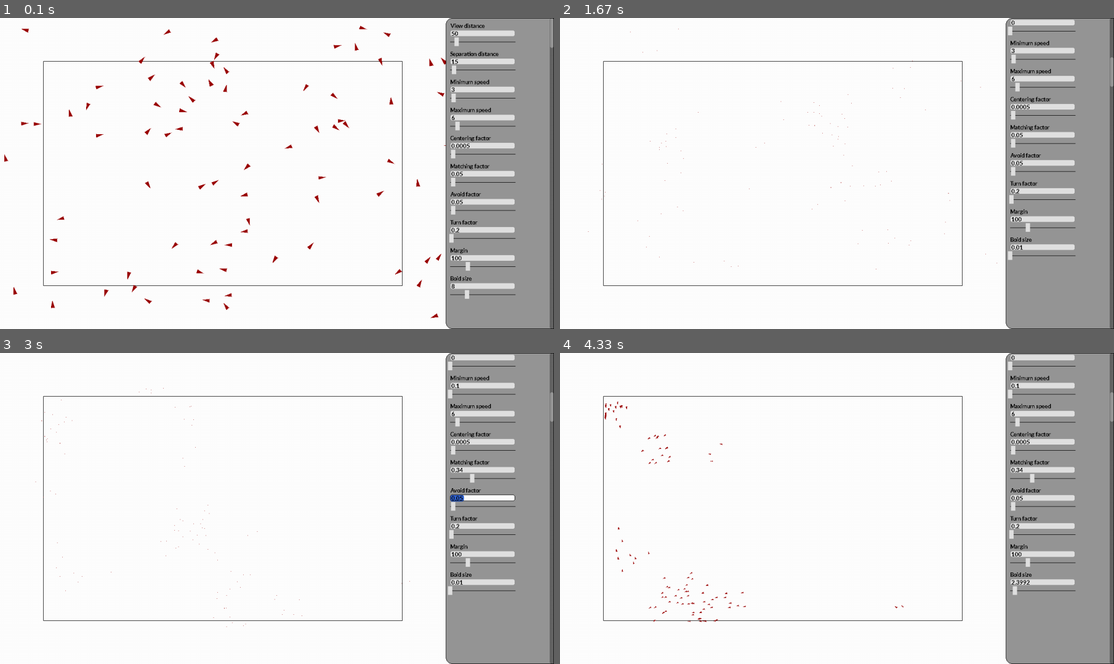
Above: before the commit, frames 1-4 (two rows, left to right).
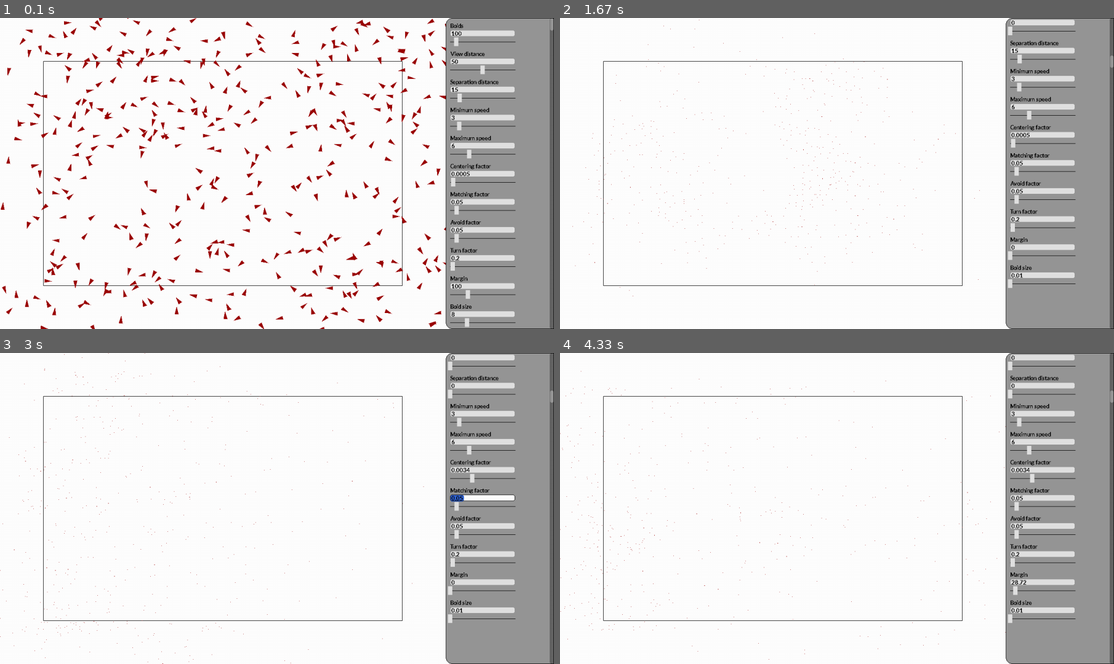
Above: after the commit, the same moments.

Repository: Peter-Vanderhyde/Boid-Simulation
Game: pygame game, started from main.py
The game is run twice, just before and just after one commit, with the same random seed, the same clock (stepped at 60 frames per second) and the same inputs.
Inputs (mouse positions are in pixels of both pictures, inside the frame that each line leads up to):
- Up to frame 1 (0.1 s): no input
- Up to frame 2 (1.67 s): press the mouse at (1041, 294) at 0.37 s; move the mouse to (1003, 185) at 0.47 s; release the mouse at (958, 77) at 0.6 s; press the mouse at (1113, 24) at 0.7 s; move the mouse to (881, 42) at 0.8 s; release the mouse at (654, 61) at 0.93 s; press the mouse at (1041, 282) at 1.03 s; move the mouse to (920, 235) at 1.13 s; release the mouse at (798, 185) at 1.27 s; press the mouse at (1041, 30) at 1.37 s; move the mouse to (1014, 42) at 1.47 s; release the mouse at (981, 55) at 1.6 s
- Up to frame 3 (3 s): press the mouse at (481, 477) at 1.7 s; move the mouse to (476, 524) at 1.8 s; release the mouse at (470, 570) at 1.93 s; press the mouse at (481, 393) at 2.03 s; move the mouse to (409, 405) at 2.13 s; release the mouse at (337, 418) at 2.27 s; press the mouse at (481, 617) at 2.37 s; move the mouse to (293, 620) at 2.47 s; release the mouse at (110, 623) at 2.6 s; press the mouse at (481, 496) at 2.7 s; move the mouse to (371, 558) at 2.8 s; release the mouse at (254, 617) at 2.93 s
- Up to frame 4 (4.33 s): press the mouse at (1041, 583) at 3.03 s; move the mouse to (981, 533) at 3.13 s; release the mouse at (914, 480) at 3.27 s; press the mouse at (1041, 552) at 3.37 s; move the mouse to (942, 580) at 3.47 s; release the mouse at (842, 608) at 3.6 s; press the mouse at (1041, 527) at 3.7 s; move the mouse to (886, 461) at 3.8 s; release the mouse at (731, 399) at 3.93 s; press the mouse at (1041, 589) at 4.03 s; move the mouse to (1030, 545) at 4.13 s; release the mouse at (1014, 502) at 4.27 s

The runs differ from the first frame. In frame 1, 6.2% of the frame differs, in the area x 0-100%, y 0-100%; in frame 2, 1.3%; in frame 3, 1.3%; in frame 4, 1.5%.

Commit message:
Tree works

Diff:
--- a/main.py
+++ b/main.py
@@ -5,29 +5,36 @@
 from boid import Boid
 from pygame.math import Vector2 as Vector
 import simulation
+import quad_tree
+import time
 pygame.init()
 
 
 settings = {
+    "boids": {
+    "value": 100,
+    "min": 1,
+    "max": 1000
+    },
     "view distance": {
         "value": 50,
         "min": 0,
-        "max": 500
+        "max": 100
     },
     "separation distance": {
         "value": 15,
         "min": 0,
-        "max": 250
+        "max": 100
     },
     "minimum speed": {
         "value": 3,
         "min": 0.1,
-        "max": 50
+        "max": 20
     },
     "maximum speed": {
         "value": 6,
         "min": 0.1,
-        "max": 50
+        "max": 20
     },
     "centering factor": {
         "value": 0.0005,
@@ -37,17 +44,17 @@
     "matching factor": {
         "value": 0.05,
         "min": 0,
-        "max": 1.0
+        "max": 0.5
     },
     "avoid factor": {
         "value": 0.05,
         "min": 0,
-        "max": 1.0
+        "max": 0.5
     },
     "turn factor": {
         "value": 0.2,
         "min": 0,
-        "max": 10
+        "max": 5
     },
     "margin": {
         "value": 100,
@@ -73,7 +80,7 @@
 
     return Vector(x, y).normalize()
 
-def create_boids(width, height, num_of_boids=10):
+def create_boids(width, height, tree, num_of_boids=10):
     """Creates boid objects with random positions and velocities."""
 
     boids = []
@@ -88,6 +95,7 @@
                     settings,
                     color=(155, 0, 0))
         boids.append(boid)
+        tree.insert_boid(boid)
 
     return boids
 
@@ -97,6 +105,7 @@
 
     FPS = 60
     clock = pygame.time.Clock() # Allows pygame to limit the fps
+    last_frame = time.time()
 
     settings["margin"]["max"] = min(width, height) / 2 - 1
     canvas = Canvas(width, height, (255, 255, 255), settings) # Handles functions for drawing, and events
@@ -105,12 +114,16 @@
         canvas.sidebar.add_property(key)
 
     width, height = canvas.width, canvas.height
-    boids = create_boids(width, height, num_of_boids=100)
+    tree = quad_tree.create_tree(5000, 5000, Vector(width // 2, height // 2), 25, 15)
+    boids = create_boids(width, height, tree=tree, num_of_boids=500)
 
     while True:
+        dt = time.time() - last_frame
+        last_frame = time.time()
         canvas.get_events() # Keypress events
 
-        simulation.simulate(boids, canvas.active_area, settings)
+        simulation.simulate(boids, canvas.active_area, settings, tree, dt)
+        # simulation.old_simulate(boids, canvas.active_area, settings)
 
         canvas.draw(boids)
 
--- a/quad-tree.py
+++ b/quad_tree.py
@@ -1,6 +1,13 @@
 from pygame.math import Vector2 as Vector
 from pygame.locals import Rect
 from boid import Boid
+
+
+def create_tree(width, height, center, max_nodes, min_nodes):
+    tl = Vector(center.x - width // 2, center.y - height // 2)
+    br = tl + Vector(width, height)
+    tree = QuadTree(tl, br, max_nodes=max_nodes, min_nodes=min_nodes)
+    return tree
 
 class Node:
     def __init__(self, boid):
@@ -20,7 +27,7 @@
         self.tl_corner = top_left
         self.br_corner = bottom_right
         self.center = Vector((self.tl_corner.x + self.br_corner.x) // 2, (self.tl_corner.y + self.br_corner.y) // 2)
-        self.rect = Rect(top_left, bottom_right - top_left + Vector(1, 1))
+        self.rect = Rect(top_left, bottom_right - top_left)
         self.clear_children()
 
     def clear_children(self):
@@ -180,6 +187,72 @@
             if self.node_count < self.min_nodes:
                 self.reabsorb()
 
+    def get_possible_nodes(self, check_rect):
+        if self.leaf:
+            return self.nodes
+        else:
+            all_nodes = []
+            for child in self.children.values():
+                if child and check_rect.colliderect(child.rect):
+                    all_nodes += child.get_possible_nodes(check_rect)
+
+            return all_nodes
+
+    def find_points_in_radius(self, position, radius):
+        rect = Rect(position.x - radius, position.y - radius, radius*2, radius*2)
+        possible_points = self.get_possible_nodes(rect)
+        in_range = []
+        for node in possible_points:
+            if position.distance_squared_to(node.boid.position) <= radius**2:
+                in_range.append(node)
+
+        return in_range
+
+    def get_boids_in_sight(self, boid):
+        nodes = self.find_points_in_radius(boid.position, max(boid.settings["view distance"]["value"], boid.settings["separation distance"]["value"]))
+        return [node.boid for node in nodes]
+
+    def adjust_boid_position(self, boid, dt):
+        node = Node(boid)
+        boid.position += boid.velocity * dt * 60
+        return self.update_node(node)
+
+    def update_node(self, n):
+        if self.leaf:
+            for node in self.nodes:
+                if node.boid is n.boid:
+                    if self.rect.collidepoint(n.boid.position):
+                        node.x = n.boid.position.x
+                        node.y = n.boid.position.y
+                        return False
+                    else:
+                        self.nodes.remove(node)
+                        self.node_count -= 1
+                        return n
+
+            raise RuntimeError("Unable to find boid.")
+        else:
+            child_string = self.find_child_for_node(n)
+            child = self.get_child(child_string)
+            if child is None:
+                raise RuntimeError("Unable to find boid.")
+
+            node = child.update_node(n)
+            if not node:
+                return False
+            else:
+                self.node_count -= 1
+                if child.node_count <= 0:
+                    self.set_child(child_string, None)
+
+                if self.rect.collidepoint(n.boid.position):
+                    n.x = n.boid.position.x
+                    n.y = n.boid.position.y
+                    self.insert_node(n)
+                    return False
+                else:
+                    return n
+
     def draw(self, screen):
         if self.leaf:
             for node in self.nodes:
@@ -201,8 +274,9 @@
     from main import create_boids
     import random
     screen = pygame.display.set_mode((1280,720))
-    tree = QuadTree(Vector(0, 0), Vector(1280, 720), max_nodes=4, min_nodes=3)
+    tree = QuadTree(Vector(0, 0), Vector(1280, 720), max_nodes=25, min_nodes=15)
     boids = []
+    circle = None
 
     while True:
         for event in pygame.event.get():
@@ -211,9 +285,7 @@
                     pygame.quit()
                     sys.exit()
                 elif event.key == K_EQUALS:
-                    new_boids = create_boids(1280, 720, 50)
-                    for boid in new_boids:
-                        tree.insert_boid(boid)
+                    new_boids = create_boids(1280, 720, tree, 200)
 
                     boids += new_boids
                 elif event.key == K_MINUS and boids:
@@ -221,6 +293,9 @@
                         boid = random.choice(boids)
                         tree.remove_boid(boid)
                         boids.remove(boid)
+                elif event.key == K_RETURN:
+                    position = Vector(random.randint(0, 1280), random.randint(0, 720))
+                    circle = [position, random.randint(1, 1280)]
             elif event.type == MOUSEBUTTONDOWN:
                 pos = Vector(pygame.mouse.get_pos())
                 boid = Boid(pos, Vector(0, 1), None)
@@ -228,4 +303,15 @@
 
         screen.fill((255, 255, 255))
         tree.draw(screen)
+        if circle:
+            in_nodes = tree.find_points_in_radius(circle[0], circle[1])
+            for node in in_nodes:
+                pygame.draw.circle(screen, (0, 255, 0), node.boid.position, 2)
+
+            pygame.draw.circle(screen, (0, 200, 0), circle[0], circle[1], 2)
         pygame.display.update()
+        for boid in boids:
+            failed = tree.adjust_boid_position(boid)
+            if failed:
+                boid.velocity *= -1
+                tree.insert_boid(boid)
--- a/simulation.py
+++ b/simulation.py
@@ -1,4 +1,5 @@
 from pygame.math import Vector2 as Vector
+from quad_tree import QuadTree
 
 
 def get_necessary_settings(settings):
@@ -18,7 +19,71 @@
 
     return values
 
-def simulate(boids, active_area, settings):
+def simulate(boids, active_area, settings, tree, dt):
+    """Simulates the movement of the boids based on the settings."""
+
+    for boid in boids:
+        avoid_vector = Vector(0, 0)
+        neighboring_boids = 0
+        average_pos = Vector(0, 0)
+        average_vel = Vector(0, 0)
+        view_distance, separation_distance, centering_factor, \
+            matching_factor, avoid_factor, turn_factor, \
+            min_speed, max_speed = get_necessary_settings(settings)
+
+        boids_in_sight = tree.get_boids_in_sight(boid)
+        for other in boids_in_sight:
+            if other is not boid:
+                distance_to_other = boid.position - other.position
+                squared_distance = distance_to_other.x * distance_to_other.x + distance_to_other.y * distance_to_other.y
+                # Testing squared distances because it's faster than using sqrt
+                if squared_distance < separation_distance * separation_distance:  # Is too close and needs to steer away
+                    avoid_vector += distance_to_other # Adding all the close boids results in the vector pointing away from all
+                elif squared_distance < view_distance * view_distance:  # Not too close, but still in view
+                    average_pos += other.position
+                    average_vel += other.velocity
+                    neighboring_boids += 1
+
+        if neighboring_boids > 0:
+            # Try to match surrounding boids
+            position_average = average_pos / neighboring_boids
+            velocity_average = average_vel / neighboring_boids
+
+            # The settings decide whether the boid prioritizes positioning in the middle, or pointing the same way
+            boid.velocity = (boid.velocity +
+                                (position_average - boid.position) * centering_factor +
+                                (velocity_average - boid.velocity) * matching_factor)
+
+        boid.velocity = boid.velocity + (avoid_vector * avoid_factor)
+
+        speed = boid.velocity.length()
+        if speed == 0:
+            speed = 0.0001
+        # Clamp speed
+        if speed > max_speed:
+            boid.velocity.x = (boid.velocity.x / speed) * max_speed
+            boid.velocity.y = (boid.velocity.y / speed) * max_speed
+        if speed < min_speed:
+            boid.velocity.x = (boid.velocity.x / speed) * min_speed
+            boid.velocity.y = (boid.velocity.y / speed) * min_speed
+
+        margin_pos_x, margin_pos_y = active_area[0]
+        arena_width, arena_height = active_area[1]
+        # Turn around when outside active area
+        if boid.position.y < margin_pos_y:
+            boid.velocity.y += turn_factor
+        if boid.position.x < margin_pos_x:
+            boid.velocity.x += turn_factor
+        if boid.position.y > margin_pos_y + arena_height:
+            boid.velocity.y -= turn_factor
+        if boid.position.x > margin_pos_x + arena_width:
+            boid.velocity.x -= turn_factor
+
+
+        tree.adjust_boid_position(boid, dt)
+
+
+def old_simulate(boids, active_area, settings):
     """Simulates the movement of the boids based on the settings."""
 
     for boid in boids:
